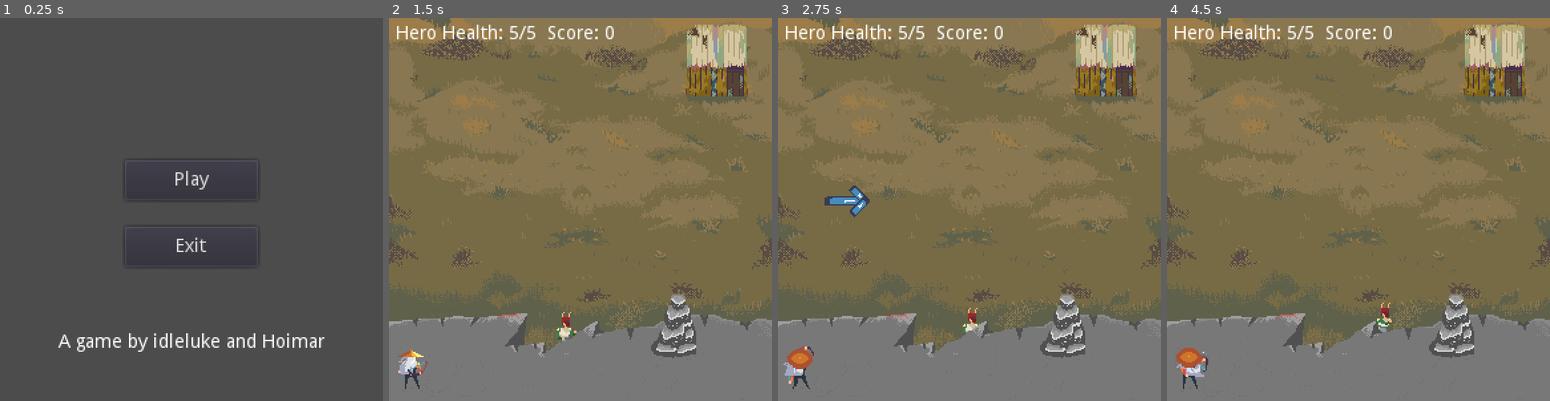
Above: before the commit, frames 1-4 (left to right).
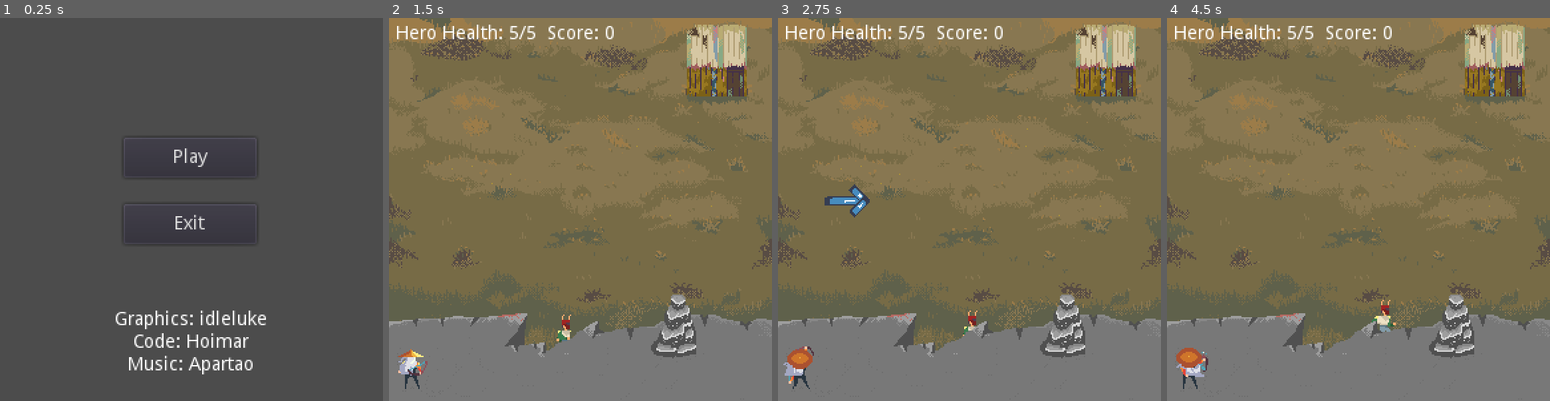
Above: after the commit, the same moments.

Repository: Hoimar/ashes
Game: Godot game, scene res://scenes/gamestates/main_menu.tscn
Two runs of this game, one before a commit and one after it. Both use one fixed random seed, a clock stepped at 60 frames per second and the inputs below. The engine's default icon, where the game draws it, is replaced by a stand-in: a white triangle on a blue panel in a dark square.
Inputs (mouse positions are in pixels of both pictures, inside the frame that each line leads up to):
- Up to frame 1 (0.25 s): no input
- Up to frame 2 (1.5 s): click "Play" at 0.5 s; tap Enter (ui_accept) at 1.25 s; move the mouse to (664, 190) at 1.27 s; hold Enter (ui_accept) from 1.28 s (still down)
- Up to frame 3 (2.75 s): move the mouse to (892, 228) at 2.02 s; release Enter (ui_accept) at 2.03 s; click (892, 228) at 2.1 s; tap Enter (ui_accept) at 2.27, 2.3, 2.57 s
- Up to frame 4 (4.5 s): move the mouse to (1396, 125) at 2.77 s; hold Enter (ui_accept) 2.78-3.53 s; move the mouse to (1339, 286) at 3.52 s; click (1339, 286) at 3.6 s; tap Enter (ui_accept) at 3.77, 3.8, 4.07 s; move the mouse to (1473, 266) at 4.27 s; hold Enter (ui_accept) from 4.28 s (still down)

The runs differ from the first frame. In frame 1, 3.1% of the frame differs, in the area x 15-85%, y 34-94%; in frame 2, 0.2%; in frame 3, 0.1%; in frame 4, 0.2%.

Commit message:
Some restructuring, added music, added cutscene support, etc.

Diff:
--- a/project.godot
+++ b/project.godot
@@ -22,22 +22,22 @@
 "base": "Node2D",
 "class": "Enemy",
 "language": "GDScript",
-"path": "res://scripts/enemy.gd"
+"path": "res://scripts/enemies/enemy.gd"
 }, {
 "base": "Node2D",
 "class": "EnemySpawner",
 "language": "GDScript",
-"path": "res://scripts/enemy_spawner.gd"
+"path": "res://scripts/enemies/enemy_spawner.gd"
 }, {
 "base": "Node2D",
 "class": "EnemyWave",
 "language": "GDScript",
-"path": "res://scripts/enemy_wave.gd"
+"path": "res://scripts/enemies/enemy_wave.gd"
 }, {
 "base": "CenterContainer",
 "class": "GamePopup",
 "language": "GDScript",
-"path": "res://scripts/game_popup.gd"
+"path": "res://scripts/gamestates/game_popup.gd"
 }, {
 "base": "Node2D",
 "class": "Hero",
@@ -47,7 +47,7 @@
 "base": "CanvasItem",
 "class": "Stage",
 "language": "GDScript",
-"path": "res://scripts/stage.gd"
+"path": "res://scripts/gamestates/stage.gd"
 } ]
 _global_script_class_icons={
 "Arrow": "",
@@ -65,6 +65,10 @@
 config/name="Archery"
 run/main_scene="res://scenes/gamestates/main_menu.tscn"
 config/icon="res://icon.png"
+
+[audio]
+
+default_bus_layout="res://audio_bus_layout.tres"
 
 [autoload]
 
--- a/scenes/arrow_base.tscn
+++ b/scenes/arrow_base.tscn
@@ -1,7 +1,7 @@
 [gd_scene load_steps=4 format=2]
 
 [ext_resource path="res://icon.png" type="Texture" id=1]
-[ext_resource path="res://scenes/arrow_base.gd" type="Script" id=2]
+[ext_resource path="res://scripts/arrow_base.gd" type="Script" id=2]
 
 [sub_resource type="RectangleShape2D" id=1]
 extents = Vector2( 4, 16 )
--- a/scenes/gamestates/ending.tscn
+++ b/scenes/cutscenes/ending.tscn
@@ -1,8 +1,12 @@
-[gd_scene format=2]
+[gd_scene load_steps=3 format=2]
+
+[ext_resource path="res://assets/music/The Archer 2 piano corregido.ogg" type="AudioStream" id=1]
+[ext_resource path="res://scripts/cutscenes/ending.gd" type="Script" id=2]
 
 [node name="Ending" type="Control"]
 anchor_right = 1.0
 anchor_bottom = 1.0
+script = ExtResource( 2 )
 __meta__ = {
 "_edit_use_anchors_": false
 }
@@ -11,6 +15,9 @@
 anchor_right = 1.0
 anchor_bottom = 1.0
 color = Color( 0, 0, 0, 1 )
+__meta__ = {
+"_edit_use_anchors_": false
+}
 
 [node name="CenterContainer" type="CenterContainer" parent="."]
 anchor_right = 1.0
@@ -24,3 +31,7 @@
 text = "You did it, you crazy hedgehog!
 Congratulations!"
 align = 1
+
+[node name="AudioStreamPlayer" type="AudioStreamPlayer" parent="."]
+stream = ExtResource( 1 )
+autoplay = true
--- a/scenes/enemies/enemy.tscn
+++ b/scenes/enemies/enemy.tscn
@@ -1,7 +1,7 @@
 [gd_scene load_steps=4 format=2]
 
 [ext_resource path="res://scenes/direction_finder.tscn" type="PackedScene" id=1]
-[ext_resource path="res://scripts/enemy.gd" type="Script" id=2]
+[ext_resource path="res://scripts/enemies/enemy.gd" type="Script" id=2]
 
 [sub_resource type="Animation" id=1]
 resource_name = "hurt"
--- a/scenes/enemies/enemy_spawner.tscn
+++ b/scenes/enemies/enemy_spawner.tscn
@@ -1,6 +1,6 @@
 [gd_scene load_steps=2 format=2]
 
-[ext_resource path="res://scripts/enemy_spawner.gd" type="Script" id=1]
+[ext_resource path="res://scripts/enemies/enemy_spawner.gd" type="Script" id=1]
 
 [node name="EnemySpawner" type="Area2D" groups=[
 "enemy_spawner",
--- a/scenes/enemies/enemy_wave.tscn
+++ b/scenes/enemies/enemy_wave.tscn
@@ -1,6 +1,6 @@
 [gd_scene load_steps=2 format=2]
 
-[ext_resource path="res://scripts/enemy_wave.gd" type="Script" id=1]
+[ext_resource path="res://scripts/enemies/enemy_wave.gd" type="Script" id=1]
 
 [node name="EnemyWave" type="Node2D"]
 script = ExtResource( 1 )
--- a/scenes/gamestates/game_popup.tscn
+++ b/scenes/gamestates/game_popup.tscn
@@ -1,6 +1,6 @@
 [gd_scene load_steps=2 format=2]
 
-[ext_resource path="res://scripts/game_popup.gd" type="Script" id=1]
+[ext_resource path="res://scripts/gamestates/game_popup.gd" type="Script" id=1]
 
 [node name="GamePopup" type="CenterContainer"]
 pause_mode = 2
--- a/scenes/gamestates/main_menu.tscn
+++ b/scenes/gamestates/main_menu.tscn
@@ -1,6 +1,7 @@
-[gd_scene load_steps=2 format=2]
+[gd_scene load_steps=3 format=2]
 
-[ext_resource path="res://scripts/main_menu.gd" type="Script" id=1]
+[ext_resource path="res://scripts/gamestates/main_menu.gd" type="Script" id=1]
+[ext_resource path="res://assets/music/The Archer 2 piano corregido.ogg" type="AudioStream" id=2]
 
 [node name="MainMenu" type="Control"]
 anchor_right = 1.0
@@ -23,17 +24,18 @@
 }
 
 [node name="VBoxContainer" type="VBoxContainer" parent="CenterContainer"]
-margin_top = 36.0
-margin_right = 200.0
-margin_bottom = 180.0
+margin_left = 42.0
+margin_top = 19.0
+margin_right = 157.0
+margin_bottom = 197.0
 custom_constants/separation = 50
 __meta__ = {
 "_edit_use_anchors_": false
 }
 
 [node name="VBoxButtons" type="VBoxContainer" parent="CenterContainer/VBoxContainer"]
-margin_left = 50.0
-margin_right = 150.0
+margin_left = 7.0
+margin_right = 107.0
 margin_bottom = 80.0
 rect_min_size = Vector2( 100, 80 )
 size_flags_horizontal = 4
@@ -59,10 +61,16 @@
 
 [node name="Label" type="Label" parent="CenterContainer/VBoxContainer"]
 margin_top = 130.0
-margin_right = 200.0
-margin_bottom = 144.0
-text = "A game by idleluke and Hoimar"
+margin_right = 115.0
+margin_bottom = 178.0
+text = "Graphics: idleluke
+Code: Hoimar
+Music: Apartao"
 align = 1
+
+[node name="AudioStreamPlayer" type="AudioStreamPlayer" parent="."]
+stream = ExtResource( 2 )
+autoplay = true
 
 [connection signal="pressed" from="CenterContainer/VBoxContainer/VBoxButtons/ButtonPlay" to="." method="_on_ButtonPlay_pressed"]
 [connection signal="pressed" from="CenterContainer/VBoxContainer/VBoxButtons/ButtonExit" to="." method="_on_ButtonExit_pressed"]
--- a/scenes/gamestates/stage.tscn
+++ b/scenes/gamestates/stage.tscn
@@ -1,12 +1,8 @@
-[gd_scene load_steps=14 format=2]
+[gd_scene load_steps=10 format=2]
 
-[ext_resource path="res://scripts/stage.gd" type="Script" id=1]
-[ext_resource path="res://scripts/waves.gd" type="Script" id=2]
+[ext_resource path="res://scripts/gamestates/stage.gd" type="Script" id=1]
 [ext_resource path="res://assets/sprites/rock sprites.png" type="Texture" id=3]
 [ext_resource path="res://assets/sprites/GROUND 2-export.png" type="Texture" id=4]
-[ext_resource path="res://scenes/enemies/enemy_boss.tscn" type="PackedScene" id=5]
-[ext_resource path="res://scenes/enemies/enemy_small.tscn" type="PackedScene" id=6]
-[ext_resource path="res://scenes/enemies/enemy_wave.tscn" type="PackedScene" id=7]
 [ext_resource path="res://scenes/enemies/enemy_spawner.tscn" type="PackedScene" id=8]
 [ext_resource path="res://scenes/goal.tscn" type="PackedScene" id=9]
 [ext_resource path="res://scenes/hero.tscn" type="PackedScene" id=10]
@@ -122,29 +118,5 @@
 "_edit_use_anchors_": false
 }
 
-[node name="Waves" type="Node" parent="."]
-script = ExtResource( 2 )
-
-[node name="EnemyWave1" parent="Waves" instance=ExtResource( 7 )]
-amount = 5
-scene = ExtResource( 6 )
-duration = 15.0
-cooldown = 15.0
-
-[node name="EnemyWave2" parent="Waves" instance=ExtResource( 7 )]
-amount = 5
-scene = ExtResource( 6 )
-
-[node name="EnemyWave3" parent="Waves" instance=ExtResource( 7 )]
-amount = 8
-scene = ExtResource( 6 )
-duration = 20.0
-cooldown = 15.0
-
-[node name="EnemyWave4" parent="Waves" instance=ExtResource( 7 )]
-amount = 2
-scene = ExtResource( 5 )
-cooldown = 50.0
-
 [connection signal="mouse_clicked" from="." to="Archer" method="_on_Stage_mouse_clicked"]
 [connection signal="tween_completed" from="HeroPathTween" to="." method="_on_HeroPathTween_tween_completed"]
--- a/scenes/hero.tscn
+++ b/scenes/hero.tscn
@@ -60,9 +60,9 @@
 script = ExtResource( 2 )
 
 [node name="AnimatedSprite" type="AnimatedSprite" parent="."]
-frames = SubResource( 9 )
+frames = SubResource( 7 )
 animation = "walk"
-frame = 2
+frame = 4
 playing = true
 
 [node name="Hitbox" type="Area2D" parent="."]
--- /dev/null
+++ b/scenes/levels/level.tscn
@@ -0,0 +1,7 @@
+[gd_scene load_steps=2 format=2]
+
+[ext_resource path="res://scenes/gamestates/stage.tscn" type="PackedScene" id=1]
+
+[node name="Level" type="Node"]
+
+[node name="Stage" parent="." instance=ExtResource( 1 )]
--- /dev/null
+++ b/scenes/levels/level1.tscn
@@ -0,0 +1,18 @@
+[gd_scene load_steps=5 format=2]
+
+[ext_resource path="res://assets/music/The Archer 2 piano corregido.ogg" type="AudioStream" id=1]
+[ext_resource path="res://scenes/levels/level.tscn" type="PackedScene" id=2]
+[ext_resource path="res://scenes/enemies/enemy_small.tscn" type="PackedScene" id=3]
+[ext_resource path="res://scenes/enemies/enemy_wave.tscn" type="PackedScene" id=4]
+
+[node name="Level1" instance=ExtResource( 2 )]
+
+[node name="EnemyWave1" parent="." index="1" instance=ExtResource( 4 )]
+amount = 5
+scene = ExtResource( 3 )
+duration = 15.0
+
+[node name="AudioStreamPlayer" type="AudioStreamPlayer" parent="." index="2"]
+pause_mode = 2
+stream = ExtResource( 1 )
+autoplay = true
--- /dev/null
+++ b/scenes/levels/level2.tscn
@@ -0,0 +1,17 @@
+[gd_scene load_steps=5 format=2]
+
+[ext_resource path="res://assets/music/The Archer 2 piano corregido.ogg" type="AudioStream" id=1]
+[ext_resource path="res://scenes/levels/level.tscn" type="PackedScene" id=2]
+[ext_resource path="res://scenes/enemies/enemy_small.tscn" type="PackedScene" id=3]
+[ext_resource path="res://scenes/enemies/enemy_wave.tscn" type="PackedScene" id=4]
+
+[node name="Level1" instance=ExtResource( 2 )]
+
+[node name="EnemyWave2" parent="." index="1" instance=ExtResource( 4 )]
+amount = 5
+scene = ExtResource( 3 )
+
+[node name="AudioStreamPlayer" type="AudioStreamPlayer" parent="." index="2"]
+pause_mode = 2
+stream = ExtResource( 1 )
+autoplay = true
--- /dev/null
+++ b/scenes/levels/level3.tscn
@@ -0,0 +1,19 @@
+[gd_scene load_steps=5 format=2]
+
+[ext_resource path="res://assets/music/The Archer 2 piano corregido.ogg" type="AudioStream" id=1]
+[ext_resource path="res://scenes/levels/level.tscn" type="PackedScene" id=2]
+[ext_resource path="res://scenes/enemies/enemy_small.tscn" type="PackedScene" id=3]
+[ext_resource path="res://scenes/enemies/enemy_wave.tscn" type="PackedScene" id=4]
+
+[node name="Level1" instance=ExtResource( 2 )]
+
+[node name="EnemyWave3" parent="." index="1" instance=ExtResource( 4 )]
+amount = 8
+scene = ExtResource( 3 )
+duration = 20.0
+cooldown = 15.0
+
+[node name="AudioStreamPlayer" type="AudioStreamPlayer" parent="." index="2"]
+pause_mode = 2
+stream = ExtResource( 1 )
+autoplay = true
--- /dev/null
+++ b/scenes/levels/level4.tscn
@@ -0,0 +1,18 @@
+[gd_scene load_steps=5 format=2]
+
+[ext_resource path="res://assets/music/The Archer fullbeat.ogg" type="AudioStream" id=1]
+[ext_resource path="res://scenes/levels/level.tscn" type="PackedScene" id=2]
+[ext_resource path="res://scenes/enemies/enemy_boss.tscn" type="PackedScene" id=3]
+[ext_resource path="res://scenes/enemies/enemy_wave.tscn" type="PackedScene" id=4]
+
+[node name="Level4" instance=ExtResource( 2 )]
+
+[node name="EnemyWave4" parent="." index="1" instance=ExtResource( 4 )]
+amount = 2
+scene = ExtResource( 3 )
+cooldown = 50.0
+
+[node name="AudioStreamPlayer" type="AudioStreamPlayer" parent="." index="2"]
+pause_mode = 2
+stream = ExtResource( 1 )
+autoplay = true
--- a/scripts/arrow_controller.gd
+++ b/scripts/arrow_controller.gd
@@ -1,7 +1,7 @@
 class_name Arrow
 extends Node2D
 
-const TIME_DIST_FACTOR := 400.0   # Duration of arrow flight in seconds.
+const TIME_DIST_FACTOR := 400.0   # flight path length / factor = duration in sec
 
 var target: Vector2
 onready var path := $Path2D
@@ -26,7 +26,7 @@
 	path.curve.set_point_in(2,  Vector2(0, 0))
 
 	# Interpolate arrow flight.
-	tween.interpolate_property(path_follow, "unit_offset", 0, 0.9999, \
+	tween.interpolate_property(path_follow, "unit_offset", 0, 1.0, \
 			length / TIME_DIST_FACTOR, Tween.TRANS_SINE, Tween.EASE_OUT)
 	tween.start()
 
--- /dev/null
+++ b/scripts/cutscenes/ending.gd
@@ -0,0 +1,17 @@
+extends Control
+
+
+# Declare member variables here. Examples:
+# var a = 2
+# var b = "text"
+
+
+# Called when the node enters the scene tree for the first time.
+func _ready():
+	pass # Replace with function body.
+
+
+# Called every frame. 'delta' is the elapsed time since the previous frame.
+func _process(delta):
+	if Input.is_action_pressed("ui_accept"):
+		get_tree().change_scene("res://scenes/gamestates/main_menu.tscn")
--- a/scripts/enemy_wave.gd
+++ b/scripts/enemies/enemy_wave.gd
@@ -16,9 +16,6 @@
 	var spawn_delay = duration / amount
 	spawn_timer.wait_time = spawn_delay
 	cooldown_timer.wait_time = cooldown
-
-
-func start():
 	spawn_timer.start()
 
 
--- a/scripts/main_menu.gd
+++ b/scripts/gamestates/main_menu.gd
@@ -9,7 +9,7 @@
 
 
 func _on_ButtonPlay_pressed():
-	get_tree().change_scene_to(Global.STAGE)
+	Global.start_level()
 
 
 func _on_ButtonExit_pressed():
--- a/scripts/stage.gd
+++ b/scripts/gamestates/stage.gd
@@ -9,7 +9,6 @@
 onready var hero_path_tween := $HeroPathTween
 onready var label_score := $UI/HBoxContainer/LabelScore
 onready var label_health := $UI/HBoxContainer/LabelHealth
-onready var waves := $Waves
 onready var hero: Hero = get_tree().get_nodes_in_group("hero")[0]
 
 
--- a/scripts/global.gd
+++ b/scripts/global.gd
@@ -2,7 +2,16 @@
 
 const STAGE := preload("res://scenes/gamestates/stage.tscn")
 const POPUP := preload("res://scenes/gamestates/game_popup.tscn")
-const ENDING := preload("res://scenes/gamestates/ending.tscn")
+const LEVELS := "res://scenes/levels/level%d.tscn"
+const CUTSCENES := "res://scenes/cutscenes/%s.tscn"
+
+const GAME_SEQUENCE = [
+	LEVELS % 1,
+	LEVELS % 2,
+	LEVELS % 3,
+	LEVELS % 4,
+	CUTSCENES % "ending",
+]
 
 const MAX_LEVELS := 4
 enum STATE {
@@ -20,12 +29,8 @@
 func start_level(var next: bool = false):
 	if next:
 		level += 1
-	if level == MAX_LEVELS:
-		# TODO: Show ending.
-		get_tree().change_scene_to(ENDING)
-	else:
-		set_state(STATE.RUNNING)
-		get_tree().change_scene_to(STAGE)
+	get_tree().change_scene(GAME_SEQUENCE[level])
+	set_state(STATE.RUNNING)
 
 
 func set_state(var new):
--- a/scripts/waves.gd
+++ /dev/null
@@ -1,10 +0,0 @@
-extends Node
-
-onready var stage: Stage = get_tree().get_nodes_in_group("stage")[0]
-
-# Called when the node enters the scene tree for the first time.
-func _ready():
-	if get_child_count() == 0 or get_children().size() <= Global.level:
-		return
-	var wave: EnemyWave = get_children()[Global.level]
-	wave.start()
Not shown, added: assets/music/The Archer 2 piano corregido.ogg.import
Not shown, added: assets/music/The Archer fullbeat.ogg.import
Not shown: 2 places in scenes/hero.tscn that only renumber resources
Renamed: scenes/arrow_base.gd -> scripts/arrow_base.gd
Renamed: scripts/enemy.gd -> scripts/enemies/enemy.gd
Renamed: scripts/enemy_spawner.gd -> scripts/enemies/enemy_spawner.gd
Renamed: scripts/game_popup.gd -> scripts/gamestates/game_popup.gd
Not shown, added: assets/music/The Archer 2 piano corregido.ogg
Not shown, added: assets/music/The Archer fullbeat.ogg
